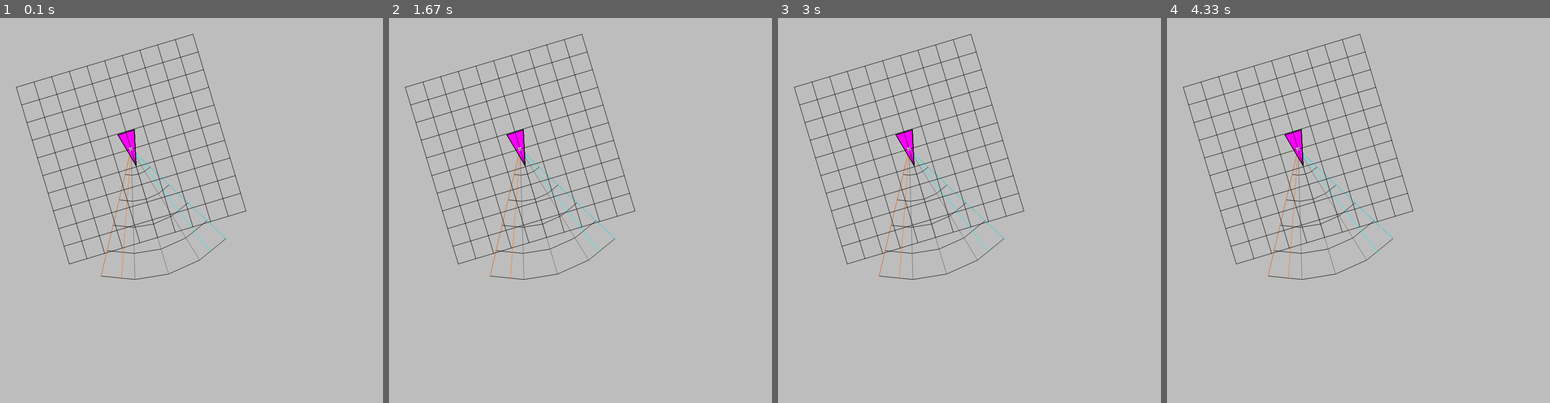
Above: before the commit, frames 1-4 (left to right).
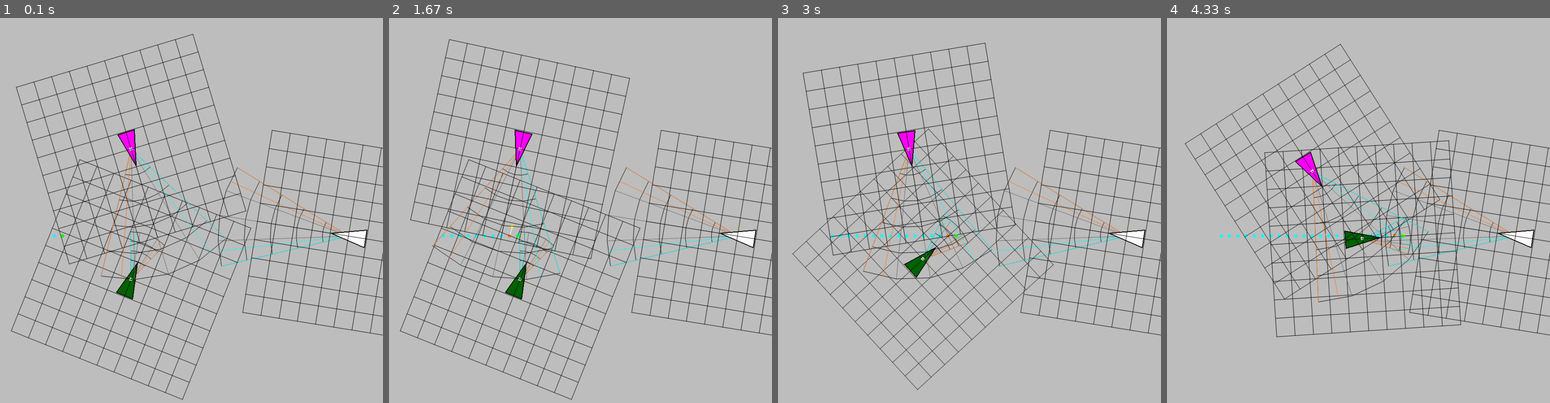
Above: after the commit, the same moments.

Repository: DoYouEvenStackSmash/active-target-coverage
Game: pygame game, started from src/SA-test.py
Two runs of this game, one before a commit and one after it. Both use one fixed random seed, a clock stepped at 60 frames per second and the inputs below.
Inputs:
- Up to frame 1 (0.1 s): no input
- Up to frame 2 (1.67 s): no input
- Up to frame 3 (3 s): no input
- Up to frame 4 (4.33 s): no input

The runs differ from the first frame. In frame 1, 5.4% of the frame differs, in the area x 2-100%, y 28-100%; in frame 2, 11%; in frame 3, 11%; in frame 4, 11%, in the area x 4-100%, y 4-83%.

Commit message:
reorganized things, fixed multiagent tests, added point fields

Diff:
--- a/src/GenericFilter.py
+++ /dev/null
@@ -1,28 +0,0 @@
-#!/usr/bin/python3
-import numpy as np
-class Filter:
-  def __init__(self,
-              x_arr = None,
-              y_arr = None,
-              z_arr = None,
-              theta_arr = None,
-              error_arr = None
-              ):
-    self.x_reg = x_arr if x_arr != None else []
-    self.x_disp = x_disp if x_disp != None else []
-
-    self.y_reg = y_arr if y_arr != None else []
-    self.y_disp = y_disp if y_disp != None else []
-
-    self.z_reg = z_reg if z_reg != None else []
-    self.z_disp = z_disp if z_disp != None else []
-
-    self.theta_reg = theta_arr if theta_arr != None else []
-    self.error_reg = error_arr if error_arr != None else []
-
-  def add_measurement(self, x=0, y=0, z=0, theta=0, error=0):
-    self.x_reg.append(x)
-    self.y_reg.append(y)
-    self.z_reg.append(z)
-    self.theta_reg.append(theta)
-    self.error_reg.append(error)
--- a/src/ObjectTrack.py
+++ b/src/ObjectTrack.py
@@ -100,6 +100,8 @@
 
         if len(self.v) and distance != 0:
             self.delta_v.append(min(1.1, distance / self.v[-1]))
+        if len(self.delta_theta):
+            self.delta_theta.append(adjust_angle(theta - self.theta[-1]))
 
         self.v.append(distance)
 
@@ -107,12 +109,10 @@
 
         pass
 
-
     def add_new_prediction(self, pred):
         """
         Wrapper for object track adding its own prediction
         """
-
         pass
 
     def estimate_next_position(self):
@@ -126,13 +126,14 @@
         scale_distance = 1
         if len(self.delta_v) > 1 and self.delta_v[-1] != 0:
             scale_distance = self.delta_v[-1]
-        pt = mfn.pol2car(last_pos.get_cartesian_coord(), self.v[-1] * scale_distance, self.theta[-1])
+
+        angle_adjust = self.delta_theta[-1]
+        pt = mfn.pol2car(last_pos.get_cartesian_coord(), self.v[-1] * scale_distance, adjust_angle(self.theta[-1] + angle_adjust))
 
         pt2 = self.parent_agent.transform_to_local_sensor_coord((0,0), pt)
         yb = None
         yb = last_pos.get_attributes()
-        if yb == None:
-            print("ERROR")
+
         bbox = [pt2[0], pt2[1], 1, 1]
         yb.bbox = bbox
 
--- a/src/SA-test.py
+++ b/src/SA-test.py
@@ -472,11 +472,15 @@
                 r, t = agent.tracker_query()
                 agent.reposition(r, t)
 
-                curr_pt, pred_pt = agent.estimate_next_detection()
-                # # environment.agents[_id] = sensing_agent
+                curr_pt, pred_pt = (),()
+                arr = sensing_agent.estimate_next_detection()
+                if len(arr):
+                    curr_pt = arr[0][0]
+                    pred_pt = arr[0][1]
+                print(arr)
                 if len(pred_pt):
-                    pafn.frame_draw_dot(screen, curr_pt, pafn.colors["red"])
-                    pafn.frame_draw_dot(screen, pred_pt, pafn.colors["tangerine"])
+                    pafn.frame_draw_dot(screen, curr_pt, pafn.colors["tangerine"])
+                    pafn.frame_draw_dot(screen, pred_pt, pafn.colors["yellow"])
                     pafn.frame_draw_line(
                         screen, (curr_pt, pred_pt), pafn.colors["white"]
                     )
@@ -603,9 +607,9 @@
     environment.add_target(target)
     sensing_agent = Agents[2]
     # sensing_agent._id = -1
-    repeatable_sensing_agent(screen, sensing_agent)
+    # repeatable_sensing_agent(screen, sensing_agent)
     # repeatable_environment_test(screen, sensing_agent, environment)
-    # repeatable_multiagent_test(screen, environment)
+    repeatable_multiagent_test(screen, environment)
     # repeatable_step_test(screen, sensing_agent, environment)
 
 
--- a/src/Scene.py
+++ /dev/null
@@ -1,98 +0,0 @@
-#!/usr/bin/python3
-from render_support import MathFxns as mfn
-from render_support import GeometryFxns as gfn
-from render_support import PygameArtFxns as pafn
-
-# from Agent import *
-
-from PIL import Image, ImageDraw
-import collections
-
-# from aux_functions import *
-
-# from Dataloader import Dataloader
-from YoloBox import YoloBox
-from StreamingObjectTrackManager import ObjectTrackManager
-from ObjectTrack import ObjectTrack
-from AnnotationLoader import AnnotationLoader as al
-from OTFTrackerApi import StreamingAnnotations as sann
-from Target import Target
-
-import pygame
-import numpy as np
-import sys
-import time
-import json
-
-COLLISION_THRESHOLD = 10
-VERBOSE = True
-SAMPLE_RATE = 400
-LALT = 256
-LSHIFT = 1
-LCTRL = 64
-SPACE = 32
-OFFT = 20
-SPLINE_COUNT = 2
-TRANSLATE = False
-
-
-def adjust_angle(theta):
-    """adjusts some theta to arctan2 interval [0,pi] and [-pi, 0]"""
-    if theta > np.pi:
-        theta = theta + -2 * np.pi
-    elif theta < -np.pi:
-        theta = theta + 2 * np.pi
-
-    return theta
-
-
-def import_agent_record(screen, agent_record):
-    """
-    Imports a LOCO formatted json
-
-    Returns a json of some sort
-    """
-
-    fov_width = agent_record["sensor_params"]["fov_width"]
-    fov_radius = agent_record["sensor_params"]["fov_radius"]
-
-    trackmap = agent_record["trackmap"]
-    lt = agent_record["linked_tracks"]
-
-    get_center = lambda state: state["position"]
-    get_orientation = lambda state: state["orientation"]
-    annotations = agent_record["annotations"]
-    states = agent_record["states"]
-    # for anno in annotations:
-
-    for track in lt:
-        pts = []
-        color = None
-        for step_id in track["steps"]:
-            anno = annotations[step_id]
-            color = anno["track_color"]
-            state = states[anno["state_id"]]
-            x, y, w, h = anno["bbox"]
-            theta = (x - 50) / Sensor.WINDOW_WIDTH * fov_width
-            theta = adjust_angle(get_orientation(state) + theta)
-            r = y
-            pt = mfn.pol2car(get_center(state), r, theta)
-            pts.append[pt]
-
-        render_path(screen, pts, color)
-    pygame.display.update()
-
-
-def json_loader(filename):
-    """
-    LOADER
-    legacy json loader
-    Takes a filename and sys_path, opens a json file
-
-    Returns a python dict
-    """
-    an_json = al.load_annotations_from_json_file(filename)
-    if len(an_json) == 0:
-        print("failed to load tracks")
-        return None
-    return an_json
--- a/src/test-driver.py
+++ b/src/test-driver.py
@@ -91,7 +91,7 @@
     pygame.init()
     screen = pafn.create_display(1000, 1000)
     pafn.clear_frame(screen)
-    sensing_agent.ALLOW_ROTATION = False
+    # sensing_agent.ALLOW_ROTATION = False
     # sensing_agent.ALLOW_TRANSLATION = False
     # circular_test(screen, sensing_agent, environment)
     # stepwise_single_agent_test(screen, sensing_agent, environment)
--- a/src/test-multitrack.py
+++ b/src/test-multitrack.py
@@ -172,7 +172,7 @@
             pafn.frame_draw_dot(screen, ep, pafn.colors["tangerine"])
         for prpt in pred_pts:
             pafn.frame_draw_dot(screen, prpt, pafn.colors["cyan"])
-        if i < 4 or not i % 4:
+        if i < 4 or not i % 11:
             for j, t in enumerate(environment.targets):
                 t.origin = paths[j][i]
                 pred_pts.append(paths[j][i])
@@ -227,8 +227,8 @@
         for pt in p:
             path_1.append(pt)
     # paths = [path_1]
-    # paths = []
-    # paths.append(get_lerp(origins[0], destinations[0]))
+    paths = []
+    paths.append(get_lerp(origins[0], destinations[0]))
     # print(paths)
     # paths = [paths[0]]
 
@@ -246,7 +246,7 @@
     sensing_agent.centered_sensor.fov_width = 3 * np.pi / 5
     # sensing_agent.exoskeleton.fov_theta = np.pi / 4
 
-    for i in range(2):
+    for i in range(1):
         environment.add_target(Target(origins[i], _id=i))
 
     environment.agents[0] = sensing_agent
Renamed: src/circle.json -> src/point-fields/circle.json
Renamed: src/grid.json -> src/point-fields/grid.json
Renamed: src/loop.json -> src/point-fields/loop.json
Renamed: src/path_generator.py -> src/point-fields/path_generator.py
